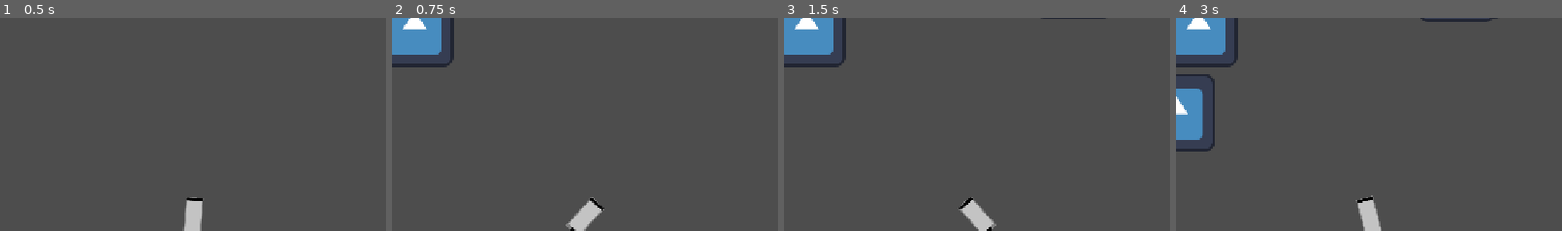
Above: before the commit, frames 1-4 (left to right).
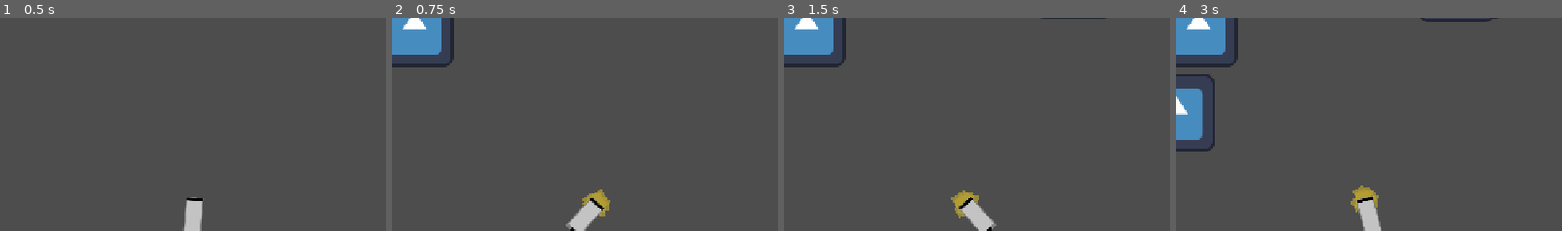
Above: after the commit, the same moments.

Repository: KeaganErasmus/Clod-Godo-Wild-Jam-99
Game: Godot game, scene res://Scenes/Chopping/chopping.tscn
The game is run twice, just before and just after one commit, with the same random seed, the same clock (stepped at 60 frames per second) and the same inputs. This scene is started directly instead of the project's main scene. The engine's default icon, where the game draws it, is replaced by a stand-in: a white triangle on a blue panel in a dark square.
Inputs (mouse positions are % of the whole screen's width and height, from its top left):
- Up to frame 1 (0.5 s): no input
- Up to frame 2 (0.75 s): tap Enter at 0.5 s; move the mouse to (72, 46) at 0.52 s; hold D (move_right) from 0.53 s (still down); hold Space (magnetize) from 0.53 s (still down); click (72, 46) at 0.67 s
- Up to frame 3 (1.5 s): move the mouse to (30, 56) at 1.27 s; release D (move_right) at 1.28 s; release Space (magnetize) at 1.28 s; hold S (move_down) from 1.28 s (still down); tap 1 (num_1) at 1.35 s; click (30, 56) at 1.42 s
- Up to frame 4 (3 s): tap Space (magnetize) at 2 s; move the mouse to (60, 28) at 2.02 s; release S (move_down) at 2.03 s; hold D (move_right) 2.03-2.78 s; tap 2 (num_2) at 2.1 s; click (60, 28) at 2.17 s; move the mouse to (45, 71) at 2.77 s; hold W (move_up) from 2.78 s (still down); tap 3 (num_3) at 2.85 s; click (45, 71) at 2.92 s
The pictures show only the part of the screen within x 23-73%, y 47-97%; the shares and areas given below are measured in that part.

Frame 1 is identical in both runs. In frame 2, 0.4% of the frame differs, in the area x 49-57%, y 80-94%; in frame 3, 0.4%; in frame 4, 0.4%, in the area x 45-53%, y 78-92%.

Commit message:
feat(): added some juice to chopping scene

Diff:
--- a/Scenes/Chopping/bullet.tscn
+++ b/Scenes/Chopping/bullet.tscn
@@ -5,6 +5,9 @@
 
 [sub_resource type="CircleShape2D" id="CircleShape2D_il1na"]
 radius = 32.06244
+
+[sub_resource type="Gradient" id="Gradient_lpksx"]
+colors = PackedColorArray(1, 1, 1, 1, 1, 1, 1, 0)
 
 [node name="Bullet" type="Node2D" unique_id=906484404 groups=["Bullets"]]
 script = ExtResource("1_lpksx")
@@ -16,3 +19,25 @@
 
 [node name="CollisionShape2D" type="CollisionShape2D" parent="Area2D" unique_id=1840115665]
 shape = SubResource("CircleShape2D_il1na")
+
+[node name="MuzzleParticle" type="CPUParticles2D" parent="." unique_id=471477202]
+emitting = false
+amount = 50
+lifetime = 0.25
+explosiveness = 1.0
+randomness = 0.57
+emission_shape = 1
+emission_sphere_radius = 0.01
+direction = Vector2(0, 0)
+spread = 180.0
+gravity = Vector2(0, 0)
+initial_velocity_max = 151.76
+damping_min = 100.0
+damping_max = 100.0
+angle_min = -180.0
+angle_max = 180.0
+scale_amount_max = 20.0
+color = Color(0.70109105, 0.6162283, 0.19898272, 1)
+color_ramp = SubResource("Gradient_lpksx")
+hue_variation_min = -1.0
+hue_variation_max = 1.0
--- a/Scenes/Chopping/chopping.gd
+++ b/Scenes/Chopping/chopping.gd
@@ -40,6 +40,7 @@
 	add_child(bullet)
 
 	bullet.position = gun.get_muzzle_pos()
+	gun.emit_particles()
 	bullet.set_target(target)
 
 func spawn_tree() -> void:
--- a/Scenes/Chopping/gun.gd
+++ b/Scenes/Chopping/gun.gd
@@ -3,6 +3,7 @@
 
 
 @onready var muzzle = $Muzzle
+@onready var particles = $MuzzleParticle
 
 # Called when the node enters the scene tree for the first time.
 func _ready() -> void:
@@ -12,6 +13,10 @@
 # Called every frame. 'delta' is the elapsed time since the previous frame.
 func _process(_delta: float) -> void:
 	look_at(get_global_mouse_position())
+	particles.emitting = false
 
 func get_muzzle_pos() -> Vector2:
 	return muzzle.global_position
+
+func emit_particles() -> void:
+	particles.emitting = true
--- a/Scenes/Chopping/gun.tscn
+++ b/Scenes/Chopping/gun.tscn
@@ -3,8 +3,34 @@
 [ext_resource type="Texture2D" uid="uid://b60olx0o17k6h" path="res://Scenes/Chopping/art/gun.png" id="1_31rue"]
 [ext_resource type="Script" uid="uid://csgbihrh7c7wt" path="res://Scenes/Chopping/gun.gd" id="1_7718m"]
 
+[sub_resource type="Gradient" id="Gradient_7718m"]
+colors = PackedColorArray(1, 1, 1, 1, 1, 1, 1, 0)
+
 [node name="Gun" type="Node2D" unique_id=919306125]
 script = ExtResource("1_7718m")
+
+[node name="MuzzleParticle" type="CPUParticles2D" parent="." unique_id=163968320]
+position = Vector2(29, 0)
+emitting = false
+amount = 50
+lifetime = 0.25
+explosiveness = 1.0
+randomness = 0.57
+emission_shape = 1
+emission_sphere_radius = 0.01
+direction = Vector2(0, 0)
+spread = 180.0
+gravity = Vector2(0, 0)
+initial_velocity_max = 151.76
+damping_min = 100.0
+damping_max = 100.0
+angle_min = -180.0
+angle_max = 180.0
+scale_amount_max = 20.0
+color = Color(0.70109105, 0.6162283, 0.19898272, 1)
+color_ramp = SubResource("Gradient_7718m")
+hue_variation_min = -1.0
+hue_variation_max = 1.0
 
 [node name="Sprite2D" type="Sprite2D" parent="." unique_id=1655401698]
 rotation = 1.5707964
--- a/tree.gd
+++ b/tree.gd
@@ -1,14 +1,22 @@
 class_name cTree
 extends Node2D
 
+@onready var p_emitter = $MuzzleParticle
+
+var active: bool = true
+
 func _on_area_2d_area_entered(area: Area2D) -> void:
 	var ob := area.get_parent()
-	if ob is Bullet:
+	if ob is Bullet and active:
 		ob.destroy()
 		die()
 
 func die() -> void:
 	Global.tree_killed.emit()
+	p_emitter.emitting = true
+	$Sprite2D.hide()
+	active = false
+	await get_tree().create_timer(1).timeout
 	queue_free()
 
 func clear() -> void:
--- a/tree.tscn
+++ b/tree.tscn
@@ -2,12 +2,36 @@
 
 [ext_resource type="Texture2D" uid="uid://c0ilb0t7qpkbj" path="res://icon.svg" id="1_brfkd"]
 [ext_resource type="Script" uid="uid://cfj66rm3yqcr6" path="res://tree.gd" id="1_nnvrw"]
+
+[sub_resource type="Gradient" id="Gradient_nnvrw"]
+colors = PackedColorArray(1, 1, 1, 1, 1, 1, 1, 0)
 
 [sub_resource type="RectangleShape2D" id="RectangleShape2D_il1na"]
 size = Vector2(126, 121)
 
 [node name="Tree" type="Node2D" unique_id=1823463163]
 script = ExtResource("1_nnvrw")
+
+[node name="MuzzleParticle" type="CPUParticles2D" parent="." unique_id=1084759730]
+emitting = false
+amount = 200
+explosiveness = 1.0
+randomness = 0.57
+emission_shape = 1
+emission_sphere_radius = 0.01
+direction = Vector2(0, 0)
+spread = 180.0
+gravity = Vector2(0, 0)
+initial_velocity_max = 151.76
+damping_min = 100.0
+damping_max = 100.0
+angle_min = -180.0
+angle_max = 180.0
+scale_amount_max = 20.0
+color = Color(0.3349084, 0.17177838, 0.015624734, 1)
+color_ramp = SubResource("Gradient_nnvrw")
+hue_variation_min = -1.0
+hue_variation_max = 1.0
 
 [node name="Sprite2D" type="Sprite2D" parent="." unique_id=1432806300]
 texture = ExtResource("1_brfkd")
